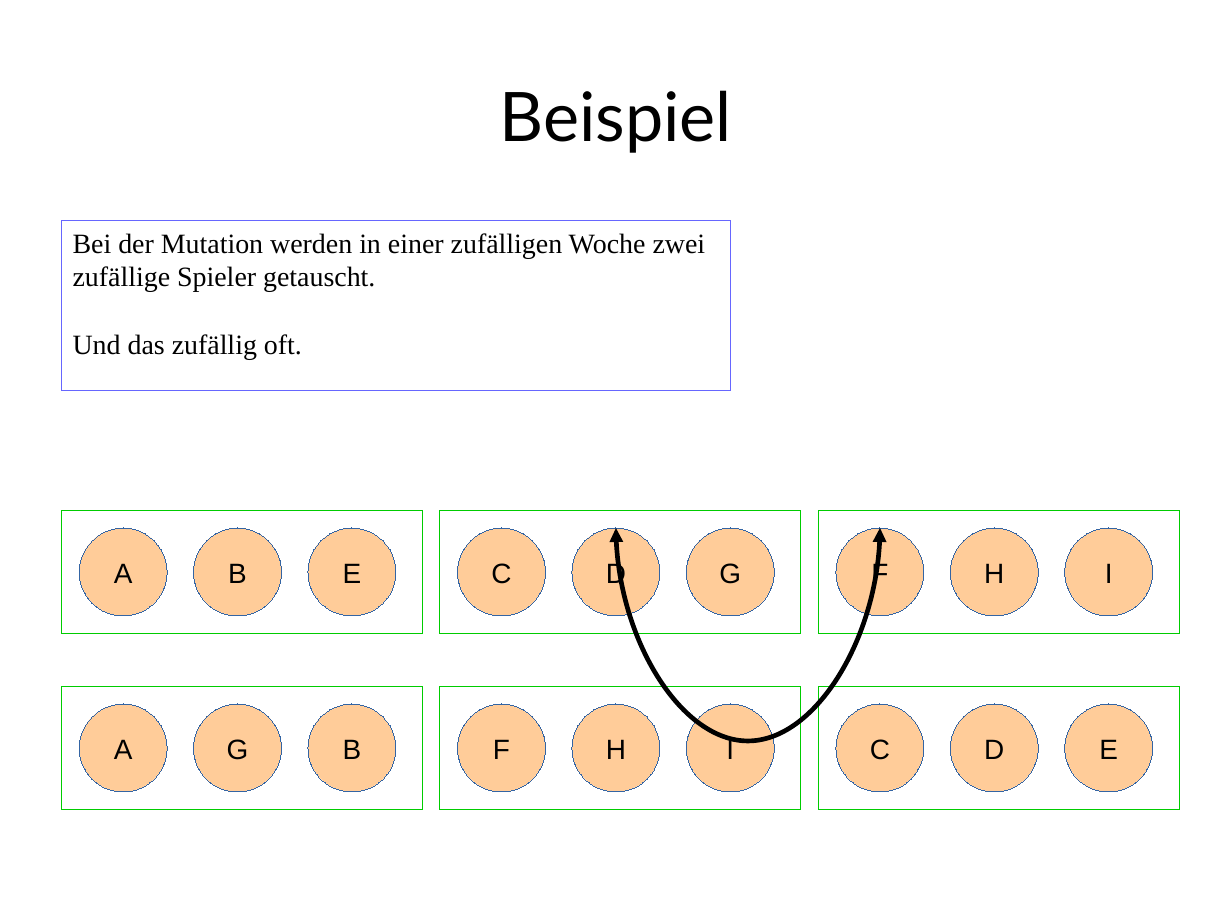
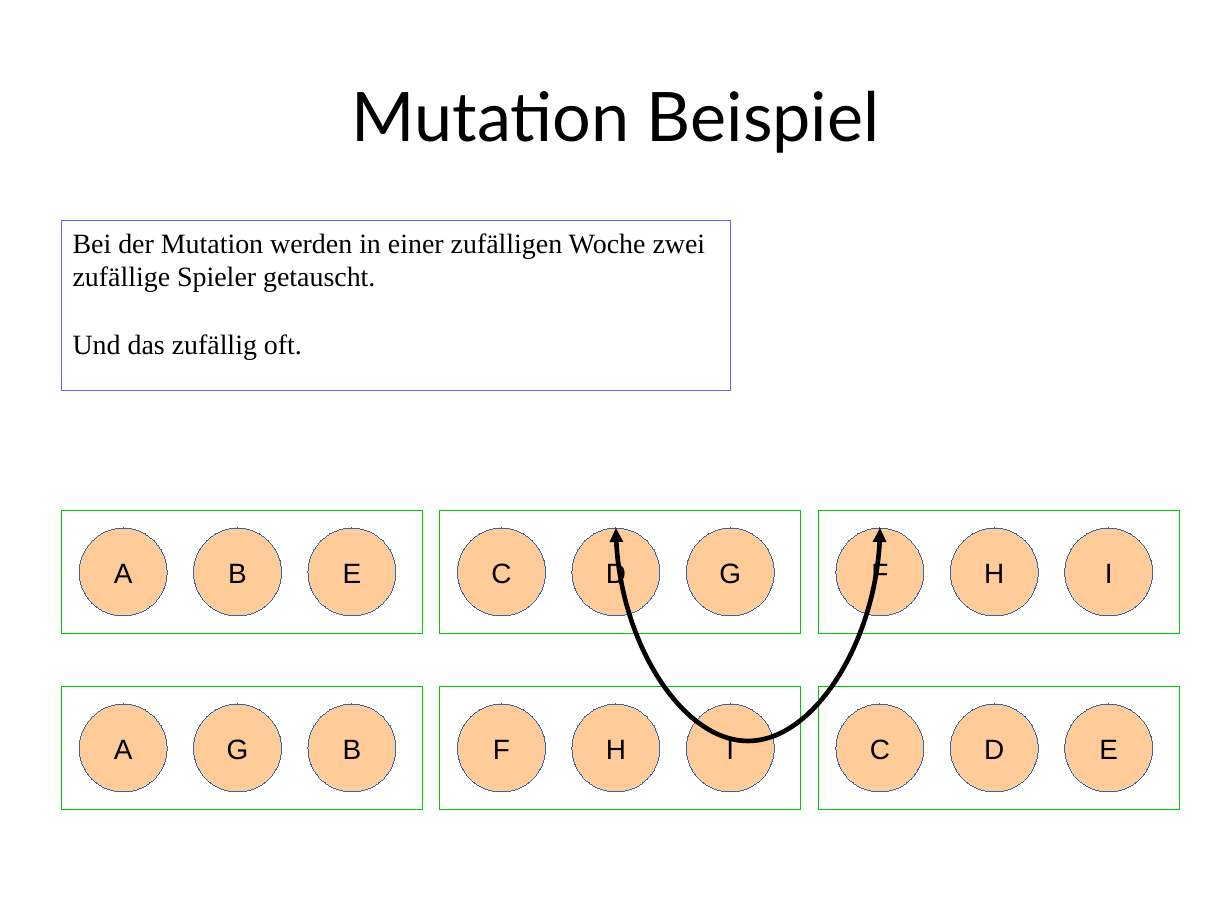
Before and after one commit to RincewindWizzard/social-golfers, a slide deck: slide 12 of presentation/DennisLindemannSocialGolferProblem.odp (slide 16 before the commit). Drawn at 1232x924 pixels with LibreOffice and Linux fonts; fonts in the diff are those of the drawing. Boxes give left, top, right and bottom in pixels: in the first picture for what was removed or moved away, otherwise in the second. Text is boxed around its words. In the diff, an @@ line names an element or a change of style, - is before the commit and + after.

```diff
--- a/presentation/DennisLindemannSocialGolferProblem.odp
+++ b/presentation/DennisLindemannSocialGolferProblem.odp
@@ title at [352,90,880,153]: text changed @@
-Beispiel
+Mutation Beispiel
```
Also in this commit, not shown: 3 other slides changed, 1 slide added, 5 slides removed, 1 other file.
